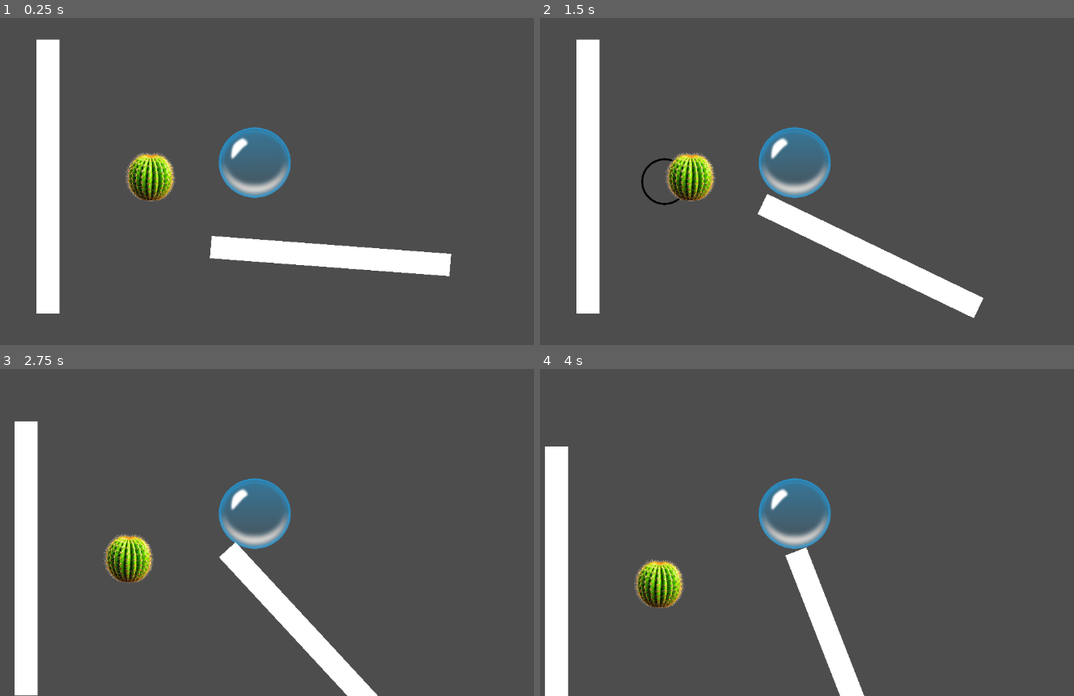
Above: before the commit, frames 1-4 (two rows, left to right).
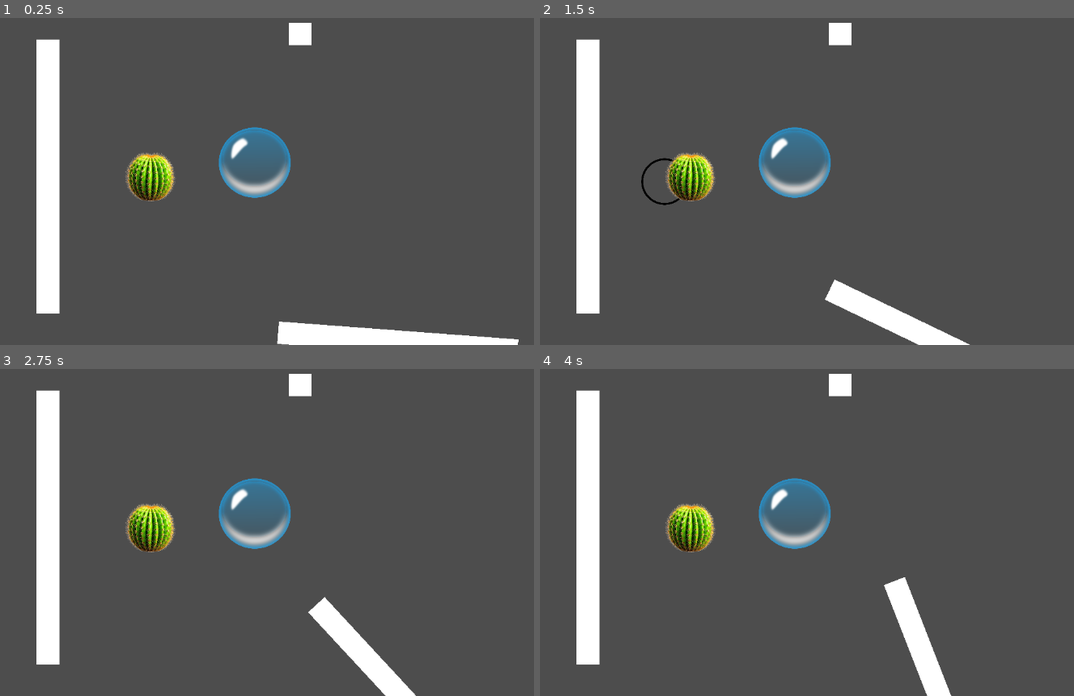
Above: after the commit, the same moments.

Repository: vjant118/bubbles
Game: Godot game, scene res://Actors/Level Scenes/hitbox_testing_scene.tscn
The game is run twice, just before and just after one commit, with the same random seed, the same clock (stepped at 60 frames per second) and the same inputs. This scene is started directly instead of the project's main scene.
Inputs (mouse positions are in pixels of both pictures, inside the frame that each line leads up to):
- Up to frame 1 (0.25 s): no input
- Up to frame 2 (1.5 s): move the mouse to (935, 145) at 0.52 s; click (935, 145) at 0.67 s; move the mouse to (662, 181) at 1.27 s; click (662, 181) at 1.42 s
- Up to frame 3 (2.75 s): move the mouse to (320, 434) at 2.02 s; click (320, 434) at 2.17 s
- Up to frame 4 (4 s): move the mouse to (758, 588) at 2.77 s; click (758, 588) at 2.92 s; move the mouse to (988, 568) at 3.52 s; click (988, 568) at 3.67 s

The runs differ from the first frame. In frame 1, 5.5% of the frame differs, in the area x 39-98%, y 1-100%; in frame 2, 5.1%; in frame 3, 14%, in the area x 2-78%, y 1-100%; in frame 4, 13%.

Commit message:
Projectile object made
Nothing to launch it yet
Can be moved by the player, not sure if we want to keep that
Currently pops bubble

Diff:
--- /dev/null
+++ b/blowing-bubbles/Actors/Game Object Scenes/Object Scripts/projectile.gd
@@ -0,0 +1,6 @@
+extends RigidBody2D
+
+# Called every frame. 'delta' is the elapsed time since the previous frame.
+func _physics_process(delta):
+	if(get_contact_count() > 0):
+		queue_free()
--- /dev/null
+++ b/blowing-bubbles/Actors/Game Object Scenes/projectile.tscn
@@ -0,0 +1,21 @@
+[gd_scene format=3 uid="uid://b8rvqqyyfg2j4"]
+
+[ext_resource type="Script" uid="uid://bhpxiwr7k6g7a" path="res://Actors/Game Object Scenes/Object Scripts/projectile.gd" id="1_dmi2m"]
+
+[sub_resource type="RectangleShape2D" id="RectangleShape2D_hg0ci"]
+size = Vector2(40, 40)
+
+[node name="Projectile" type="RigidBody2D" unique_id=1234948915 groups=["hazards"]]
+gravity_scale = 0.0
+contact_monitor = true
+max_contacts_reported = 1
+script = ExtResource("1_dmi2m")
+
+[node name="ColorRect" type="ColorRect" parent="." unique_id=1149397178]
+offset_left = -20.0
+offset_top = -20.0
+offset_right = 20.0
+offset_bottom = 20.0
+
+[node name="CollisionShape2D" type="CollisionShape2D" parent="." unique_id=270419713]
+shape = SubResource("RectangleShape2D_hg0ci")
--- a/blowing-bubbles/Actors/Level Scenes/hitbox_testing_scene.tscn
+++ b/blowing-bubbles/Actors/Level Scenes/hitbox_testing_scene.tscn
@@ -4,7 +4,8 @@
 [ext_resource type="PackedScene" uid="uid://bqg43s3ikgk50" path="res://Actors/Game Object Scenes/bubble.tscn" id="2_fluo7"]
 [ext_resource type="PackedScene" uid="uid://choly2o56l4ao" path="res://Actors/Game Object Scenes/spikeHazard.tscn" id="3_gs58w"]
 [ext_resource type="PackedScene" uid="uid://db8oadtagw3ye" path="res://Actors/Game Object Scenes/sceneResetter.tscn" id="4_phc84"]
-[ext_resource type="PackedScene" uid="uid://h7cutrbg4ins" path="res://Actors/Game Object Scenes/RotatingWall.tscn" id="5_8wjo5"]
+[ext_resource type="PackedScene" uid="uid://h7cutrbg4ins" path="res://Actors/Game Object Scenes/rotatingWall.tscn" id="5_8wjo5"]
+[ext_resource type="PackedScene" uid="uid://b8rvqqyyfg2j4" path="res://Actors/Game Object Scenes/projectile.tscn" id="6_fluo7"]
 
 [sub_resource type="RectangleShape2D" id="RectangleShape2D_r45yr"]
 size = Vector2(37.5, 487.5)
@@ -12,7 +13,7 @@
 [node name="HitboxTestingScene" type="Node2D" unique_id=103971390]
 
 [node name="mouseblower" parent="." unique_id=124156406 instance=ExtResource("1_e6tbe")]
-position = Vector2(786, 170)
+position = Vector2(528.99994, 53)
 
 [node name="StaticBody2D" type="StaticBody2D" parent="." unique_id=658879253]
 
@@ -39,4 +40,7 @@
 position = Vector2(468, 105)
 
 [node name="RotatingWall" parent="." unique_id=1028060275 instance=ExtResource("5_8wjo5")]
-position = Vector2(587, 452)
+position = Vector2(707, 605)
+
+[node name="Projectile" parent="." unique_id=1234948915 instance=ExtResource("6_fluo7")]
+position = Vector2(533, 55)
Not shown, added: blowing-bubbles/Actors/Game Object Scenes/Object Scripts/projectile.gd.uid
